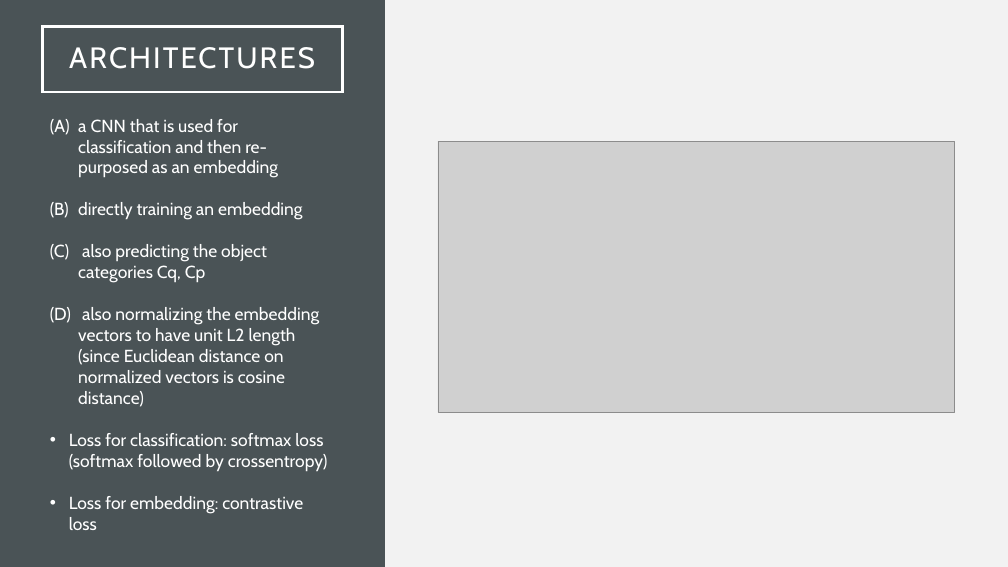
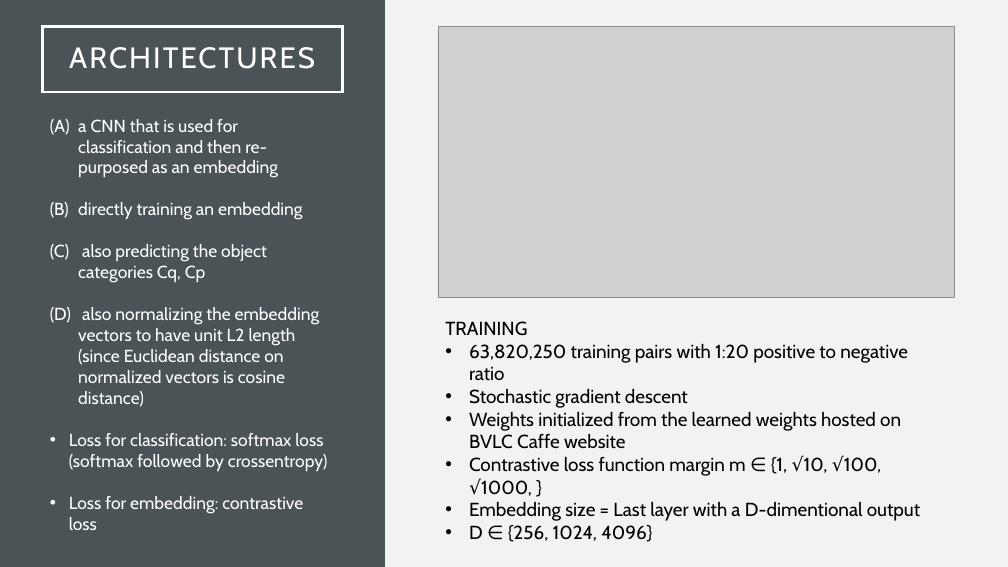
Before and after one commit to abhaydoke09/Deep-Learning-3D-shape-representations-classification, a slide deck: slide 8 of presentation/presentation.pptx (slide 6 before the commit). Drawn at 1008x567 pixels with LibreOffice and Linux fonts; fonts in the diff are those of the drawing; grey boxes stand for pictures. Boxes give left, top, right and bottom in pixels: in the first picture for what was removed or moved away, otherwise in the second. Text is boxed around its words. In the diff, an @@ line names an element or a change of style, - is before the commit and + after.

Commit message:
10 slides done

```diff
--- a/presentation/presentation.pptx
+++ b/presentation/presentation.pptx
@@ picture: place and size @@
-picture at [438,141,955,413]
+picture at [438,26,955,298]
@@ text added at [445,321,920,542], 18 pt, text #000000 @@
+TRAINING
+• 63,820,250 training pairs with 1:20 positive to negative ratio
+• Stochastic gradient descent
+• Weights initialized from the learned weights hosted on BVLC Caffe website
+• Contrastive loss function margin m ∈ {1, √10, √100, √1000, }
+• Embedding size = Last layer with a D-dimentional output
+• D ∈ {256, 1024, 4096}
```
Also in this commit, not shown: 1 other slide changed, 2 slides added, 1 slide removed.
